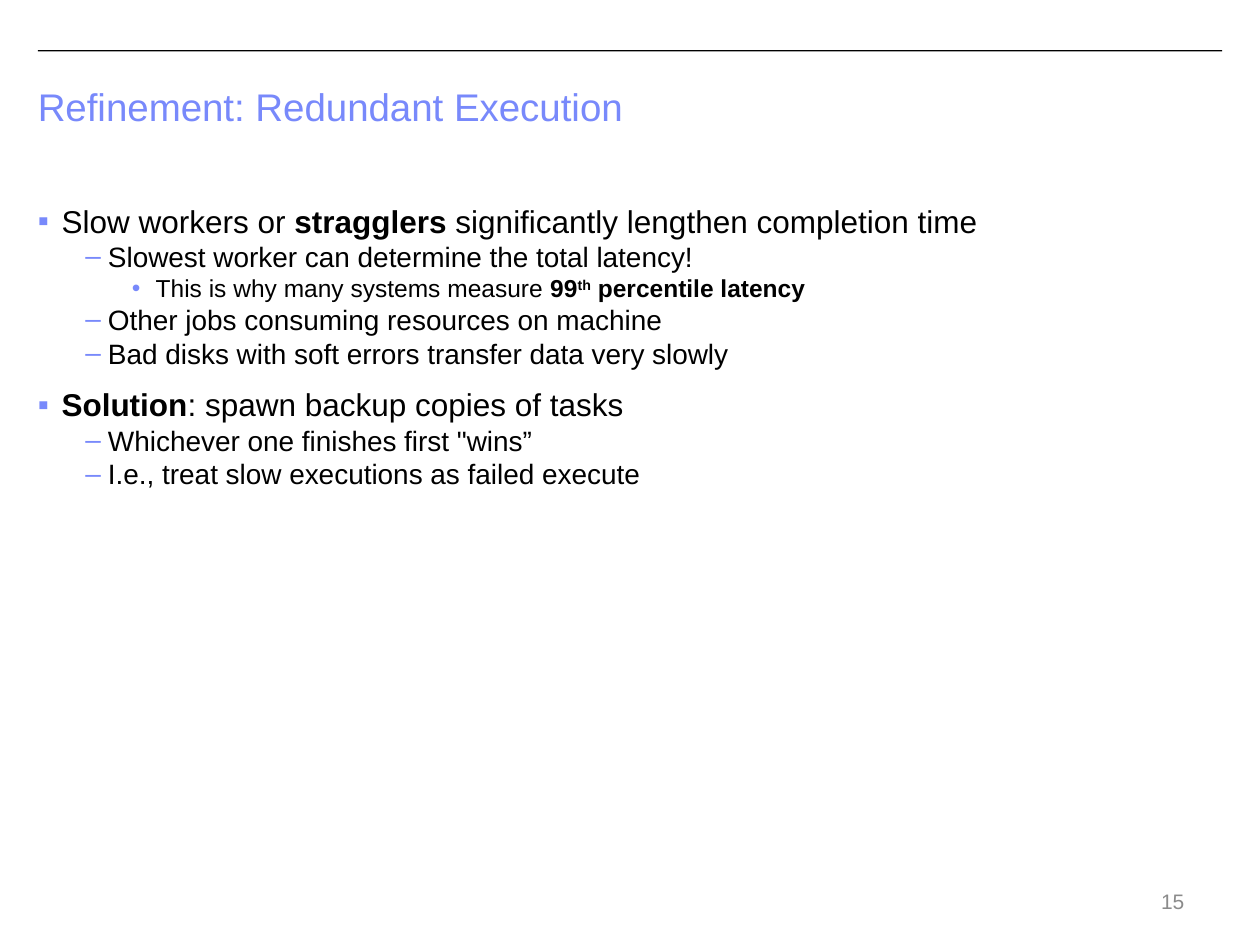
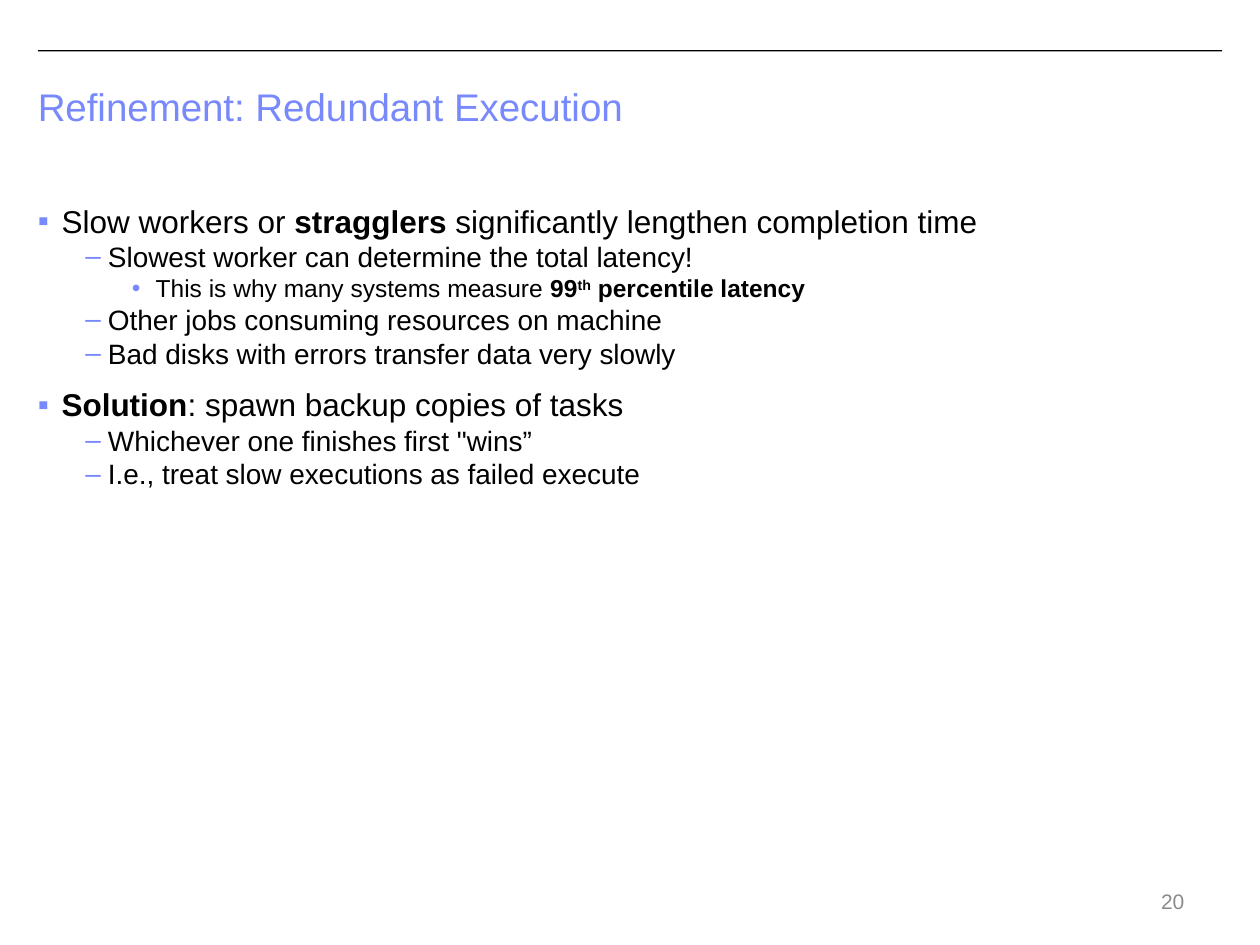
Before and after one commit to CS-W4121/cs-w4121.github.io, a slide deck: slide 20 of slides/Topic 6 - MapReduce and Spark.pptx (slide 15 before the commit). Drawn at 1260x945 pixels with LibreOffice and Linux fonts; fonts in the diff are those of the drawing. Boxes give left, top, right and bottom in pixels: in the first picture for what was removed or moved away, otherwise in the second. Text is boxed around its words. In the diff, an @@ line names an element or a change of style, - is before the commit and + after.

```diff
--- a/slides/Topic 6 - MapReduce and Spark.pptx
+++ b/slides/Topic 6 - MapReduce and Spark.pptx
@@ text at [108,343,676,369]: text changed @@
-  – Bad disks with soft errors transfer data very slowly
+  – Bad disks with errors transfer data very slowly
@@ page number at [1161,894,1184,909]: text changed @@
-15
+20
```
Also in this commit, not shown: 14 other slides changed, 5 slides added, 3 slides removed, 1 other file.
